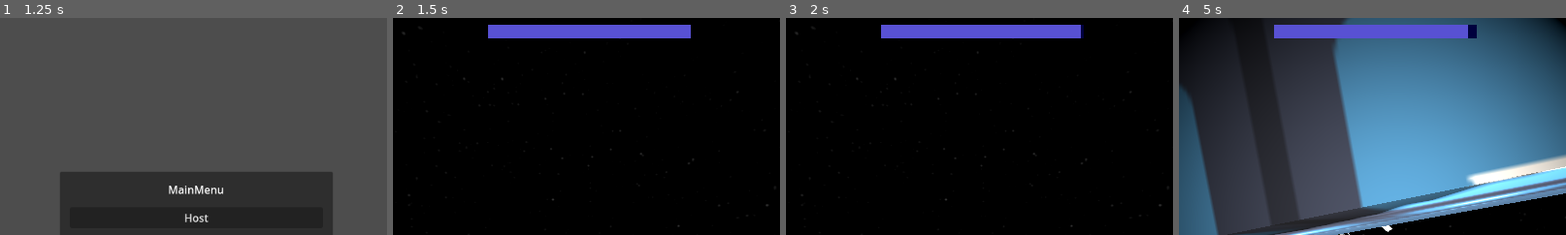
Above: before the commit, frames 1-4 (left to right).
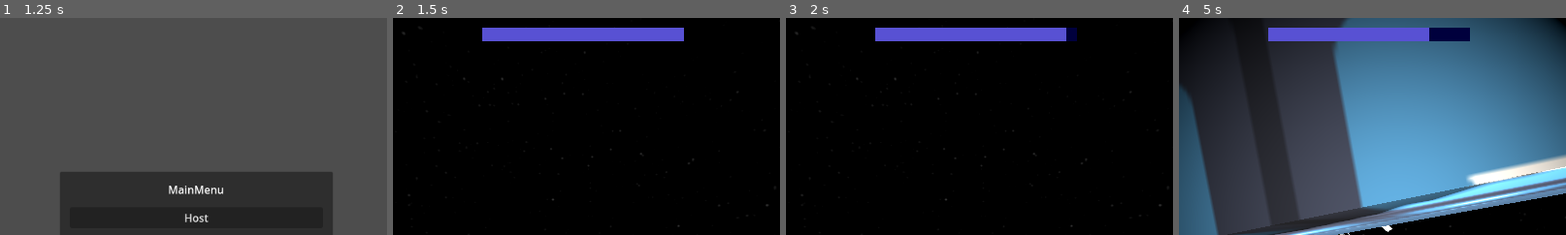
Above: after the commit, the same moments.

Repository: YuraStebel/CosmosGodotProject
Game: Godot game, scene res://scenes/wrld.tscn
Same seed, same stepped clock (60 frames per second), same inputs: the game is played once before the commit and once after it. The engine's default icon, where the game draws it, is replaced by a stand-in: a white triangle on a blue panel in a dark square.
Inputs (mouse positions are % of the whole screen's width and height, from its top left):
- Up to frame 1 (1.25 s): click (50, 60) at 0.52 s; type "12" at 0.6 s
- Up to frame 2 (1.5 s): click "Host" at 1.25 s
- Up to frame 3 (2 s): no input
- Up to frame 4 (5 s): tap Enter (ui_accept) at 2, 2.27, 3.02, 4.52 s; move the mouse to (55, 50) at 2.02 s; hold W (forward) from 2.03 s (still down); tap D (righ) every 0.75 s from 2.1 to 4.35 s; move the mouse to (45, 50) at 2.77 s; move the mouse to (52, 48) at 3.52 s; move the mouse to (49, 52) at 4.27 s
The pictures show only the part of the screen within x 25-75%, y 0-50%; the shares and areas given below are measured in that part.

Frame 1 is identical in both runs. In frame 2, 1.6% of the frame differs, in the area x 23-77%, y 3-11%; in frame 3, 1.7%; in frame 4, 2.1%.

Commit message:
added sounds and animation for oxygen

Diff:
--- a/scenes/player.tscn
+++ b/scenes/player.tscn
@@ -1,12 +1,16 @@
-[gd_scene load_steps=11 format=3 uid="uid://cc3xq36jc4yo"]
+[gd_scene load_steps=20 format=3 uid="uid://cc3xq36jc4yo"]
 
 [ext_resource type="Script" uid="uid://5bierablijt0" path="res://scripts/rigid_body_3d.gd" id="1_4flbx"]
 [ext_resource type="Script" uid="uid://dxru75ln0auhr" path="res://scripts/stats.gd" id="2_g2els"]
 [ext_resource type="Texture2D" uid="uid://dtohxgx8784ld" path="res://images/HUD/oxygenbarbackground.png" id="3_dqkch"]
 [ext_resource type="Texture2D" uid="uid://bwx2p7b6c2rn7" path="res://images/HUD/oxygenbar.png" id="4_qlg0r"]
 [ext_resource type="Texture2D" uid="uid://h3pqtcfeh2dj" path="res://images/HUD/HPBarBackground.png" id="5_tuyoq"]
+[ext_resource type="Texture2D" uid="uid://m3v3iov6bcol" path="res://images/HUD/oxygen_warning.png" id="5_ur7pv"]
 [ext_resource type="Texture2D" uid="uid://bagwexbaiy3iw" path="res://images/HUD/HPBar.png" id="6_fjrip"]
+[ext_resource type="AudioStream" uid="uid://be1kjjdbctatl" path="res://sounds/player/1oxygen_warning.ogg" id="6_y4r1p"]
 [ext_resource type="Texture2D" uid="uid://dsub6k4ud1try" path="res://images/HUD/vignette_dark.png" id="7_fjrip"]
+[ext_resource type="AudioStream" uid="uid://bxgij2drmmoja" path="res://sounds/player/breathing.mp3" id="8_smehm"]
+[ext_resource type="AudioStream" uid="uid://qnda58hvffad" path="res://sounds/player/heartbeat.ogg" id="11_d2wvv"]
 
 [sub_resource type="CapsuleShape3D" id="CapsuleShape3D_h5h1p"]
 
@@ -20,6 +24,125 @@
 properties/1/spawn = true
 properties/1/replication_mode = 1
 
+[sub_resource type="Animation" id="Animation_y4r1p"]
+length = 0.001
+tracks/0/type = "value"
+tracks/0/imported = false
+tracks/0/enabled = true
+tracks/0/path = NodePath("OxygenWarning:visible")
+tracks/0/interp = 1
+tracks/0/loop_wrap = true
+tracks/0/keys = {
+"times": PackedFloat32Array(0, 0.001),
+"transitions": PackedFloat32Array(1, 1),
+"update": 1,
+"values": [false, false]
+}
+tracks/1/type = "value"
+tracks/1/imported = false
+tracks/1/enabled = true
+tracks/1/path = NodePath("OxygenWarningSound:playing")
+tracks/1/interp = 1
+tracks/1/loop_wrap = true
+tracks/1/keys = {
+"times": PackedFloat32Array(0),
+"transitions": PackedFloat32Array(1),
+"update": 1,
+"values": [false]
+}
+
+[sub_resource type="Animation" id="Animation_d2wvv"]
+resource_name = "oxygen_warning_agressive"
+step = 0.25
+tracks/0/type = "value"
+tracks/0/imported = false
+tracks/0/enabled = true
+tracks/0/path = NodePath("OxygenWarningSound:playing")
+tracks/0/interp = 1
+tracks/0/loop_wrap = true
+tracks/0/keys = {
+"times": PackedFloat32Array(0, 0.5),
+"transitions": PackedFloat32Array(1, 1),
+"update": 1,
+"values": [true, true]
+}
+tracks/1/type = "value"
+tracks/1/imported = false
+tracks/1/enabled = true
+tracks/1/path = NodePath("OxygenWarning:visible")
+tracks/1/interp = 1
+tracks/1/loop_wrap = true
+tracks/1/keys = {
+"times": PackedFloat32Array(0, 0.25, 0.5, 0.75),
+"transitions": PackedFloat32Array(1, 1, 1, 1),
+"update": 1,
+"values": [true, false, true, false]
+}
+
+[sub_resource type="Animation" id="Animation_ur7pv"]
+resource_name = "oxygen_warning"
+step = 0.25
+tracks/0/type = "value"
+tracks/0/imported = false
+tracks/0/enabled = true
+tracks/0/path = NodePath("OxygenWarning:visible")
+tracks/0/interp = 1
+tracks/0/loop_wrap = true
+tracks/0/keys = {
+"times": PackedFloat32Array(0, 0.5, 1),
+"transitions": PackedFloat32Array(1, 1, 1),
+"update": 1,
+"values": [true, false, false]
+}
+tracks/1/type = "value"
+tracks/1/imported = false
+tracks/1/enabled = true
+tracks/1/path = NodePath("OxygenWarningSound:playing")
+tracks/1/interp = 1
+tracks/1/loop_wrap = true
+tracks/1/keys = {
+"times": PackedFloat32Array(0),
+"transitions": PackedFloat32Array(1),
+"update": 1,
+"values": [true]
+}
+
+[sub_resource type="Animation" id="Animation_3v2ag"]
+resource_name = "oxygen_warning_when_zero"
+step = 0.25
+tracks/0/type = "value"
+tracks/0/imported = false
+tracks/0/enabled = true
+tracks/0/path = NodePath("OxygenWarning:visible")
+tracks/0/interp = 1
+tracks/0/loop_wrap = true
+tracks/0/keys = {
+"times": PackedFloat32Array(0),
+"transitions": PackedFloat32Array(1),
+"update": 1,
+"values": [true]
+}
+tracks/1/type = "value"
+tracks/1/imported = false
+tracks/1/enabled = true
+tracks/1/path = NodePath("OxygenWarningSound:playing")
+tracks/1/interp = 1
+tracks/1/loop_wrap = true
+tracks/1/keys = {
+"times": PackedFloat32Array(0, 0.1, 0.2, 0.3, 0.4, 0.5, 0.6, 0.7, 0.8, 0.9),
+"transitions": PackedFloat32Array(1, 1, 1, 1, 1, 1, 1, 1, 1, 1),
+"update": 1,
+"values": [true, true, true, true, true, true, true, true, true, true]
+}
+
+[sub_resource type="AnimationLibrary" id="AnimationLibrary_d2wvv"]
+_data = {
+&"RESET": SubResource("Animation_y4r1p"),
+&"oxygen_warning_agressive": SubResource("Animation_d2wvv"),
+&"oxygen_warning_base": SubResource("Animation_ur7pv"),
+&"oxygen_warning_when_zero": SubResource("Animation_3v2ag")
+}
+
 [node name="RigidBody3D" type="RigidBody3D" groups=["player"]]
 collision_layer = 3
 mass = 50.0
@@ -48,6 +171,7 @@
 script = ExtResource("2_g2els")
 
 [node name="HUD" type="Control" parent="."]
+visible = false
 layout_mode = 3
 anchors_preset = 15
 anchor_right = 1.0
@@ -56,21 +180,38 @@
 grow_vertical = 2
 mouse_filter = 2
 
-[node name="VBoxContainer" type="VBoxContainer" parent="HUD"]
+[node name="HBoxContainer" type="HBoxContainer" parent="HUD"]
 layout_mode = 1
 anchors_preset = 5
 anchor_left = 0.5
 anchor_right = 0.5
-offset_left = -150.0
-offset_right = 150.0
-offset_bottom = 40.0
+offset_left = -160.0
+offset_top = 15.0
+offset_right = 164.0
+offset_bottom = 35.0
 grow_horizontal = 2
-alignment = 1
-
-[node name="OxygenBar" type="TextureProgressBar" parent="HUD/VBoxContainer"]
-layout_mode = 2
+
+[node name="OxygenBar" type="TextureProgressBar" parent="HUD/HBoxContainer"]
+layout_mode = 2
+size_flags_horizontal = 3
 texture_under = ExtResource("3_dqkch")
 texture_progress = ExtResource("4_qlg0r")
+
+[node name="OxygenWarning" type="TextureRect" parent="HUD/HBoxContainer"]
+visible = false
+layout_mode = 2
+size_flags_horizontal = 3
+texture = ExtResource("5_ur7pv")
+expand_mode = 2
+
+[node name="OxygenWarningSound" type="AudioStreamPlayer" parent="HUD/HBoxContainer"]
+stream = ExtResource("6_y4r1p")
+volume_db = -5.0
+
+[node name="AnimationPlayer" type="AnimationPlayer" parent="HUD/HBoxContainer"]
+libraries = {
+&"": SubResource("AnimationLibrary_d2wvv")
+}
 
 [node name="VBoxContainer2" type="VBoxContainer" parent="HUD"]
 layout_mode = 1
@@ -101,3 +242,15 @@
 layout_mode = 2
 texture = ExtResource("7_fjrip")
 expand_mode = 2
+
+[node name="Sounds" type="Node" parent="."]
+
+[node name="Breath" type="AudioStreamPlayer" parent="Sounds"]
+stream = ExtResource("8_smehm")
+volume_db = -5.0
+parameters/looping = true
+
+[node name="Heart" type="AudioStreamPlayer" parent="Sounds"]
+stream = ExtResource("11_d2wvv")
+volume_db = -20.0
+parameters/looping = true
--- a/scripts/stats.gd
+++ b/scripts/stats.gd
@@ -1,24 +1,35 @@
 extends Node
 
 #КИСЛОРОД
-var max_oxygen: float = 100
+var max_oxygen: float = 20
 var current_oxygen: float
 var oxygen_decrease_rate: float = 1.0
 var oxygen_reloading_rate: float = 10.0
 var is_in_oxygen_zone = false
 
 #ЗДОРОВЬЕ
-var max_health: float = 100.0
+var max_health: float = 100
 var current_health: float
-var health_decrease_by_oxygen_rate: float = 10.0
+var health_decrease_by_oxygen_rate: float = 5
 var is_alive = true
+
 #HUD
 @onready var control_node: Control = $"../HUD"
-@onready var oxygen_bar = $"../HUD/VBoxContainer/OxygenBar"
+@onready var oxygen_bar = $"../HUD/HBoxContainer/OxygenBar"
 @onready var health_bar = $"../HUD/VBoxContainer2/HealthBar"
 @onready var vignette = $"../HUD/VignetteContainer"
+@onready var low_oxygen_animationplayer = $"../HUD/HBoxContainer/AnimationPlayer"
 
-# Called when the node enters the scene tree for the first time.
+#ЗВУКИ дыхание
+@onready var soundplayer_breath = $"../Sounds/Breath"
+var should_soundplayer_breath_play: bool = false
+@export var breathing_normal = "res://sounds/player/breathing.mp3"
+@export var breathing_no_oxygen = "res://sounds/player/breathing_no_oxygen.ogg"
+
+#ЗВУКИ здоровье
+@onready var soundplayer_heartbeat = $"../Sounds/Heart"
+var should_soundplayer_heart_play: bool = false
+
 func _ready() -> void:
 	if not is_multiplayer_authority():
 		return
@@ -28,31 +39,92 @@
 	current_health = max_health
 
 
-# Called every frame. 'delta' is the elapsed time since the previous frame.
 func _physics_process(delta: float) -> void:
 	if not is_multiplayer_authority():
 		return
 
+	oxygen_bar.max_value = max_oxygen
+	health_bar.max_value = max_health
+
+	breathing_system(delta)
+	health_system(delta)
+
+
+#ДЫХАНИЕ
+func breathing_system(delta):
+	if !is_alive: return
+
+	#отнимаем или пополняем кислород
 	if is_in_oxygen_zone:
 		current_oxygen = min(current_oxygen + oxygen_reloading_rate * delta, max_oxygen)
+		should_soundplayer_breath_play = false
+		low_oxygen_animationplayer.play("RESET")
 	else:
 		current_oxygen = max(current_oxygen - oxygen_decrease_rate * delta, 0)
+		should_soundplayer_breath_play = true
 
+	#скрываем полоску при полном кислороде
 	if current_oxygen == max_oxygen:
 		oxygen_bar.visible = false
 	else:
 		oxygen_bar.visible = true
+
+	#отнимаем здоровье когда нет кислорода
+	if current_oxygen <= 0:
+		current_health = max(current_health - health_decrease_by_oxygen_rate * delta, 0)
+
+	#анимация при низком количестве кислорода
+	if current_oxygen <= (max_oxygen * 0.3) and current_oxygen > (max_oxygen * 0.15):
+		low_oxygen_animationplayer.play("oxygen_warning_base")
+	elif current_oxygen <= (max_oxygen * 0.15):
+		low_oxygen_animationplayer.play("oxygen_warning_agressive")
+	else:
+		low_oxygen_animationplayer.play("RESET")
+
+	#персонаж дышит тут
+	if should_soundplayer_breath_play and not soundplayer_breath.playing:
+		soundplayer_breath.play()
+	elif not should_soundplayer_breath_play and soundplayer_breath.playing:
+		soundplayer_breath.stop()
+
+	#переключение звуков дыхания
+	if current_oxygen > 0:
+		if soundplayer_breath.stream != load(breathing_normal):
+			soundplayer_breath.stream = load(breathing_normal)
+	else:
+		if soundplayer_breath.stream == load(breathing_normal):
+			soundplayer_breath.stream = load(breathing_no_oxygen)
+
+	oxygen_bar.value = current_oxygen
+
+
+#ЗДОРОВЬЕ
+func health_system(delta):
 	if current_health == max_health:
 		health_bar.visible = false
 	else:
 		health_bar.visible = true
 
-	if current_oxygen <= 0:
-		current_health = max(current_health - health_decrease_by_oxygen_rate * delta, 0)
+	if current_health < 50:
+		should_soundplayer_heart_play = true
+	else:
+		should_soundplayer_heart_play = false
+
+	soundplayer_heartbeat.volume_db = remap(current_health, 50, 0, -20, 0)
+
+	if is_alive:
+		if should_soundplayer_heart_play and not soundplayer_heartbeat.playing:
+			print("a")
+			soundplayer_heartbeat.play()
+		elif not should_soundplayer_heart_play and soundplayer_heartbeat.playing:
+			soundplayer_breath.stop()
 
 	if current_health == 0:
 		is_alive = false
+		soundplayer_heartbeat.stop()
+		soundplayer_breath.stop()
 
 	vignette.modulate = Color(1,1,1, 1 - current_health / 100)
-	oxygen_bar.value = current_oxygen
+
+
 	health_bar.value = current_health
Binary file added: images/HUD/oxygen_warning.png
Not shown, added: images/HUD/oxygen_warning.png.import
Not shown, added: sounds/player/1oxygen_warning.ogg.import
Not shown, added: sounds/player/breathing.mp3.import
Not shown, added: sounds/player/breathing_no_oxygen.ogg.import
Not shown, added: sounds/player/heartbeat.ogg.import
Not shown, added: sounds/player/1oxygen_warning.ogg
Not shown, added: sounds/player/breathing.mp3
Not shown, added: sounds/player/breathing_no_oxygen.ogg
Not shown, added: sounds/player/heartbeat.ogg
